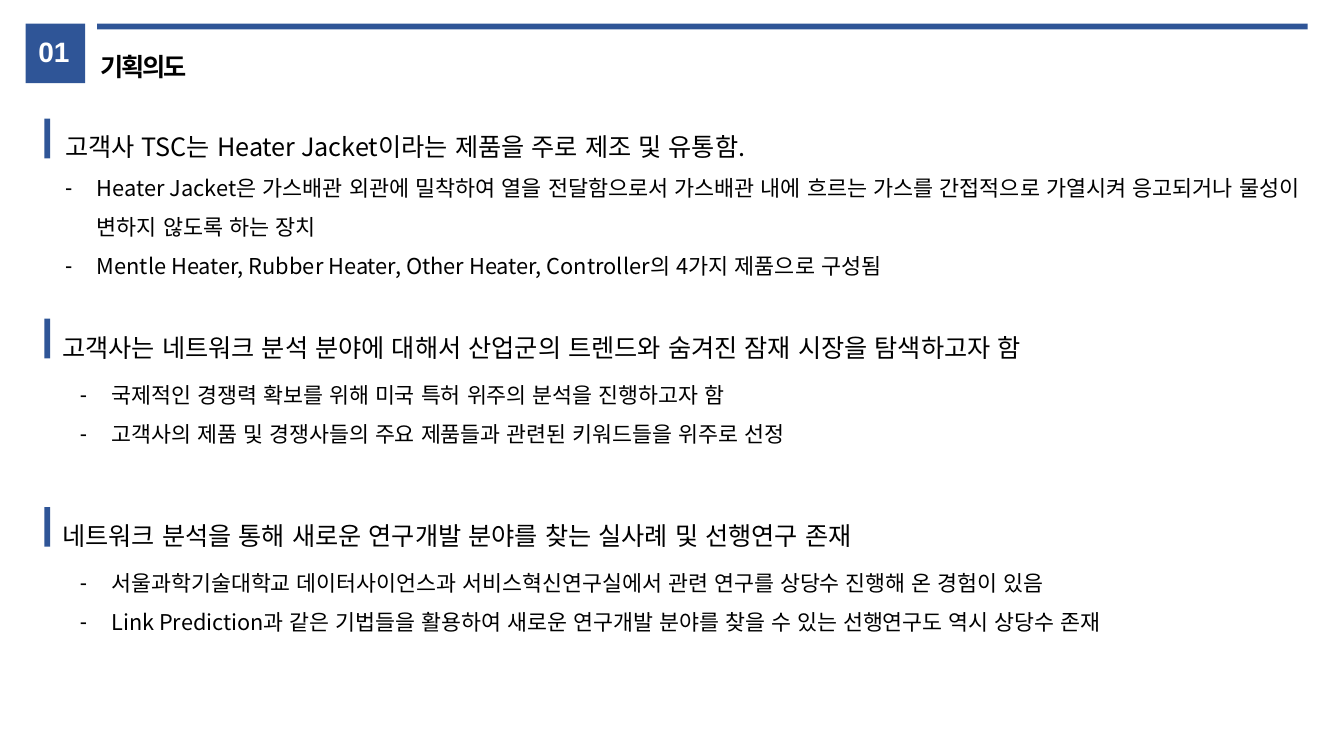
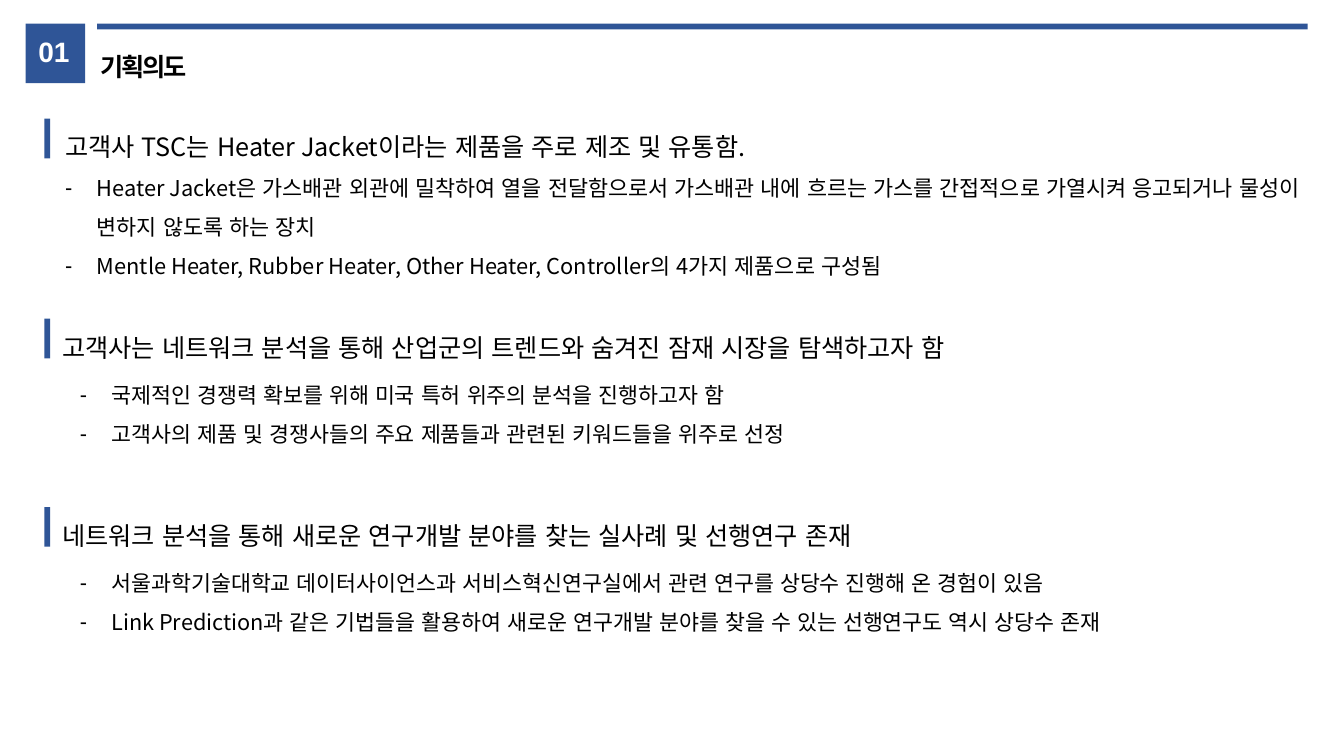
Before and after one commit to JYPark312/electronic_manufacture_2021, a slide deck: slide 4 of presentation.pptx. Drawn at 1344x756 pixels with LibreOffice and Linux fonts; fonts in the diff are those of the drawing. Boxes give left, top, right and bottom in pixels: in the first picture for what was removed or moved away, otherwise in the second. Text is boxed around its words. In the diff, an @@ line names an element or a change of style, - is before the commit and + after.

```diff
--- a/presentation.pptx
+++ b/presentation.pptx
@@ text at [62, 336, 944, 359]: text changed @@
-고객사는 네트워크 분석 분야에 대해서 산업군의 트렌드와 숨겨진 잠재 시장을 탐색하고자 함
+고객사는 네트워크 분석을 통해 산업군의 트렌드와 숨겨진 잠재 시장을 탐색하고자 함
```
Also in this commit, not shown: 1 other slide changed.
